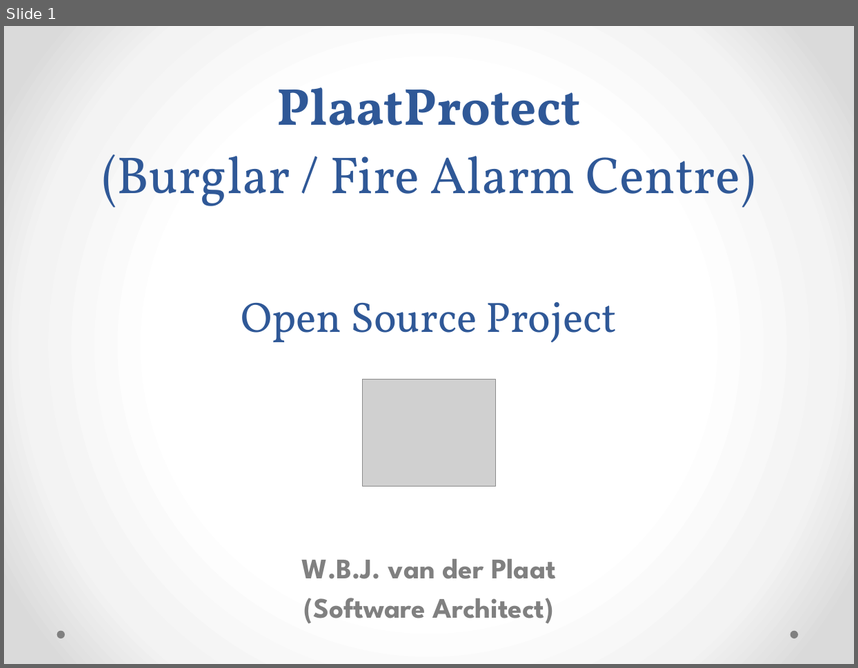
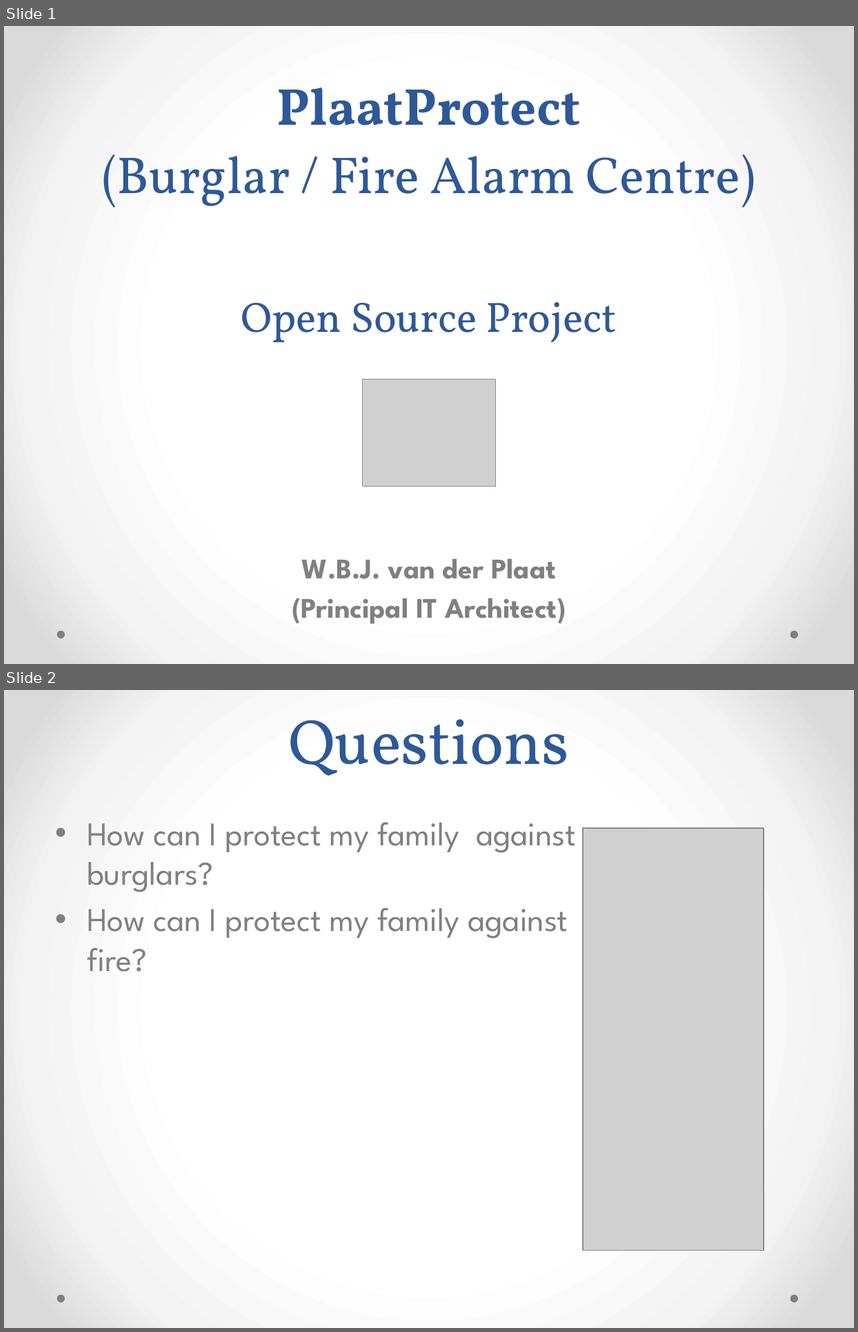
Before and after one commit to plaatsoft/plaatprotect, a slide deck: doc/ppt/PlaatProtect Design.pptx. Shown one above the other, each under a label of ours: slide 1 before the commit, slides 1 and 2 after it. The pictures are 858x668 and 858x1332 pixels, drawn with LibreOffice and Linux fonts; fonts in the diff are those of the drawing; grey boxes stand for pictures. Boxes give left, top, right and bottom in pixels: in the first picture for what was removed or moved away, otherwise in the second. Text is boxed around its words. In the diff, an @@ line names an element or a change of style, - is before the commit and + after.

```diff
--- a/doc/ppt/PlaatProtect Design.pptx
+++ b/doc/ppt/PlaatProtect Design.pptx
@@ slide 2 added at box(4, 690, 854, 1328), background gradient #FFFFFF to #F4F4F4 to #DADADA; not listed: 2 template elements that a slide beside it also shows @@
@@ title added at box(288, 719, 569, 776), 54 pt, text #2F5897 @@
+Questions
@@ text added at box(87, 822, 576, 972), 28 pt, text #808080 @@
+• How can I protect my family against burglars?
+• How can I protect my family against fire?
@@ picture added at box(583, 828, 763, 1250) @@
@@ slide 1 changed as well @@
@@ text at box(292, 597, 566, 624): text changed @@
-(Software Architect)
+(Principal IT Architect)
```
Also in this commit, not shown: 5 other slides changed, 7 other slides added, 1 other file.
